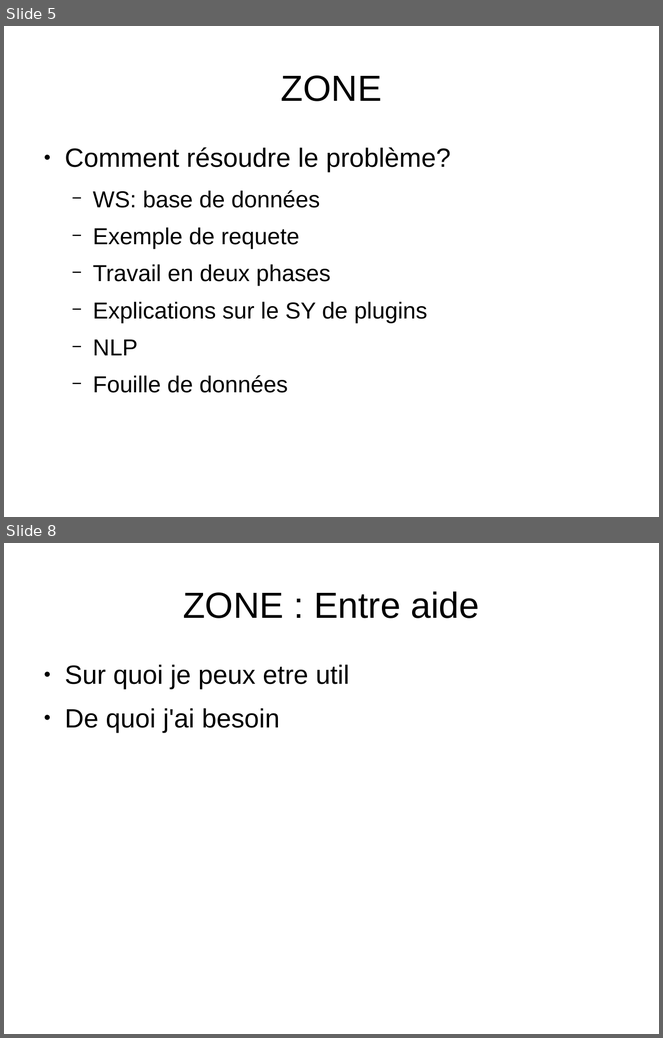
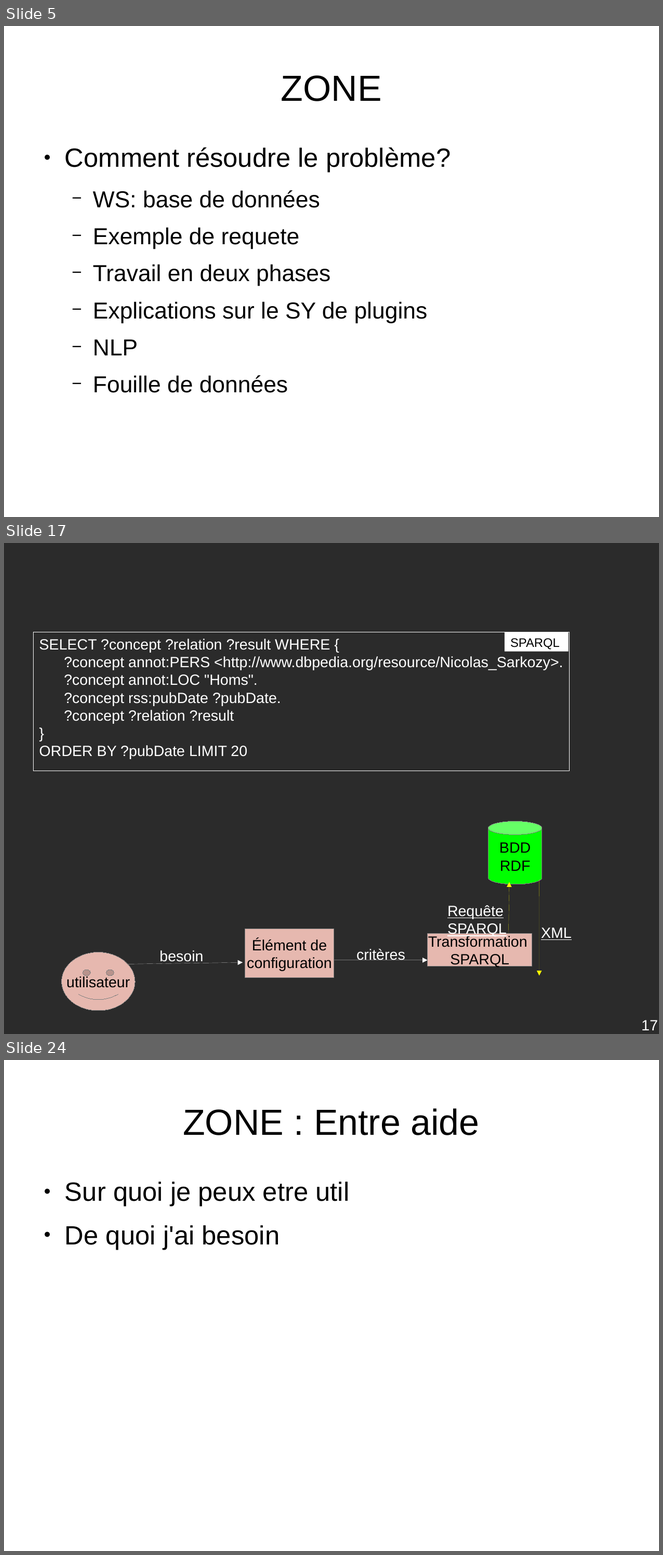
Before and after one commit to descl/ZONE, a slide deck: docs/presentationINRIA1.odp. Shown one above the other, each under a label of ours: slides 5 and 8 before the commit, slides 5, 17 and 24 after it; the slides between them are not shown. The pictures are 663x1038 and 663x1555 pixels, drawn with LibreOffice and Linux fonts; fonts in the diff are those of the drawing; background and template pictures are left out; a plain dark background stands for a picture behind light text. Boxes give left, top, right and bottom in pixels: in the first picture for what was removed or moved away, otherwise in the second. Text is boxed around its words. In the diff, an @@ line names an element or a change of style, - is before the commit and + after.

```diff
--- a/docs/presentationINRIA1.odp
+++ b/docs/presentationINRIA1.odp
@@ slide 17 added at [4, 543, 659, 1034], background picture (left out) @@
@@ rectangle added at [33, 632, 569, 771], outline #FFFFFF 0 pt, 18 pt, text #FFFFFF @@
+SELECT ?concept ?relation ?result WHERE {
+?concept annot:PERS <http://www.dbpedia.org/resource/Nicolas_Sarkozy>.
+?concept annot:LOC "Homs".
+?concept rss:pubDate ?pubDate.
+?concept ?relation ?result
+}
+ORDER BY ?pubDate LIMIT 20
@@ rectangle added at [505, 632, 569, 652], fill #FFFFFF, 15 pt, text #000000 @@
+SPARQL
@@ cylinder added at [489, 822, 543, 885], fill #00FF00, outline #808080 0 pt, 18 pt, text #000000 @@
+BDD
+RDF
@@ arrow added from (509, 948) to (509, 883), #FFFF00 0 pt @@
@@ arrow added from (540, 880) to (540, 976), #FFFF00 0 pt @@
@@ text added at [448, 905, 507, 937], 18 pt, text #FFFFFF, underline @@
+Requête
+SPARQL
@@ rectangle added at [245, 929, 335, 979], fill #E6B8AF, outline #808080 0 pt, 18 pt, text #000000 @@
+Élément de
+configuration
@@ text added at [541, 928, 572, 940], 18 pt, text #FFFFFF, underline @@
+XML
@@ rectangle added at [428, 934, 532, 966], fill #E6B8AF, outline #808080 0 pt, 18 pt, text #000000 @@
+Transformation
+SPARQL
@@ smiley face added at [62, 953, 136, 1011], fill #E6B8AF, outline #808080 0 pt, 18 pt, text #000000 @@
+utilisateur
@@ arrow added from (126, 965) to (243, 963), #FFFFFF 0 pt @@
@@ text added at [159, 951, 203, 964], 18 pt, text #FFFFFF @@
+besoin
@@ arrow added from (301, 961) to (428, 961), #FFFFFF 0 pt @@
@@ text added at [357, 949, 405, 961], 18 pt, text #FFFFFF @@
+critères
@@ page number added at [642, 1020, 658, 1031], 18 pt, text #FFFFFF @@
+17
@@ what was slide 8 is now slide 24 @@
```
Also in this commit, not shown: 4 slides changed, 15 other slides added.
